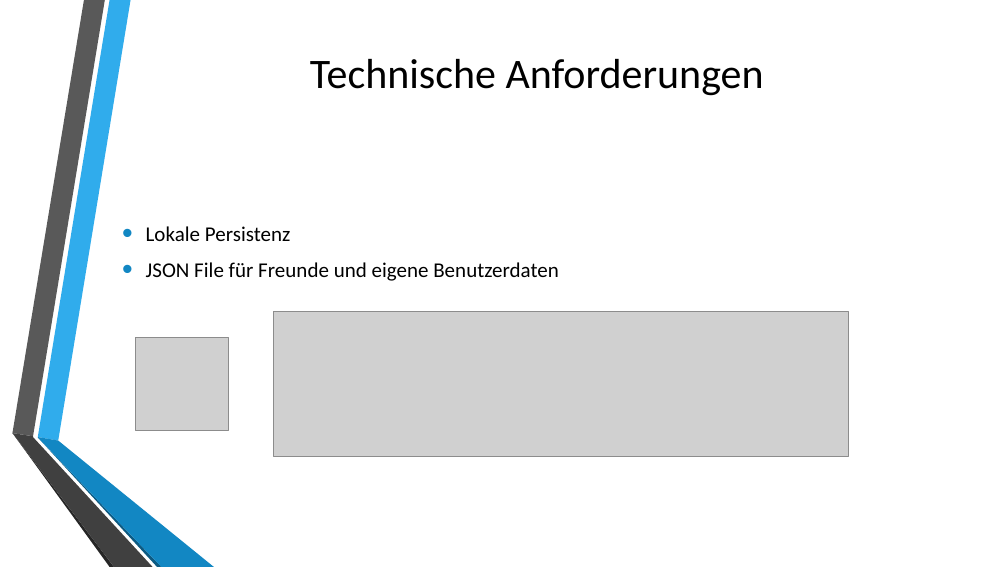
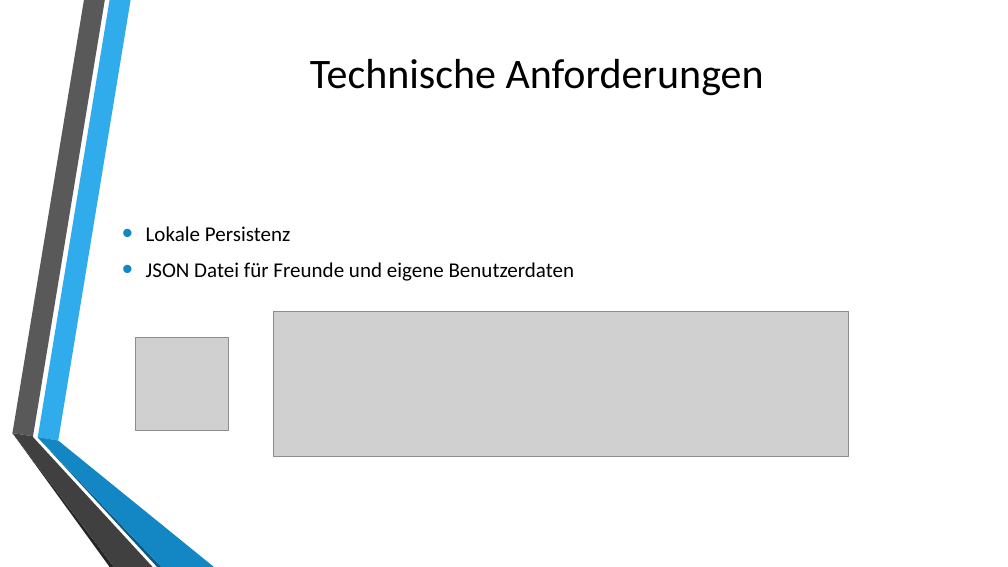
Before and after one commit to 0wncl0ud/MobProPro, a slide deck: slide 12 of FindMe.pptx (slide 11 before the commit). Drawn at 1008x567 pixels with LibreOffice and Linux fonts; fonts in the diff are those of the drawing; grey boxes stand for pictures; background and template pictures are left out. Boxes give left, top, right and bottom in pixels: in the first picture for what was removed or moved away, otherwise in the second. Text is boxed around its words. In the diff, an @@ line names an element or a change of style, - is before the commit and + after.

```diff
--- a/FindMe.pptx
+++ b/FindMe.pptx
@@ text at (146, 262, 575, 281): text changed @@
-• JSON File für Freunde und eigene Benutzerdaten
+• JSON Datei für Freunde und eigene Benutzerdaten
```
Also in this commit, not shown: 10 other slides changed.
